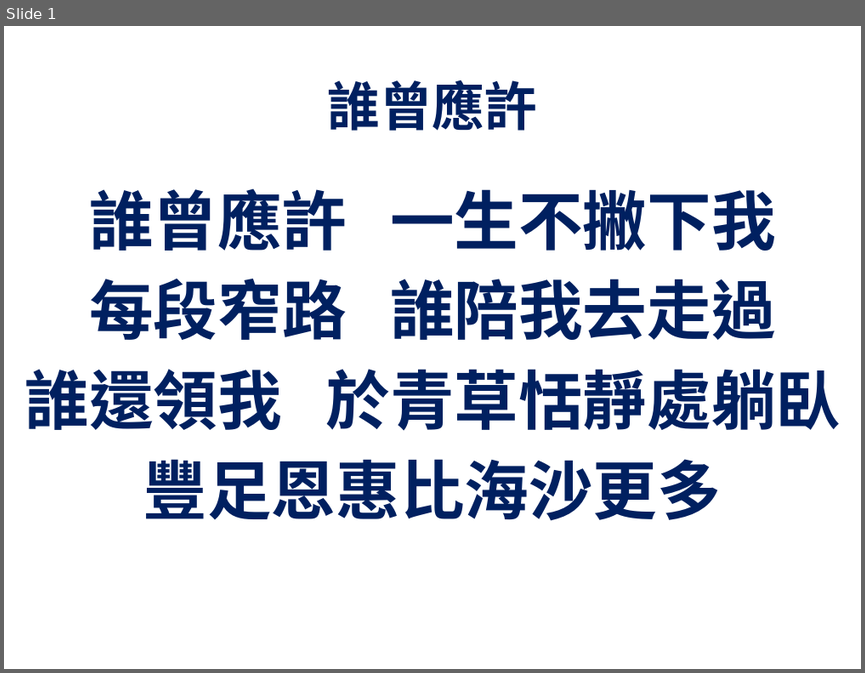
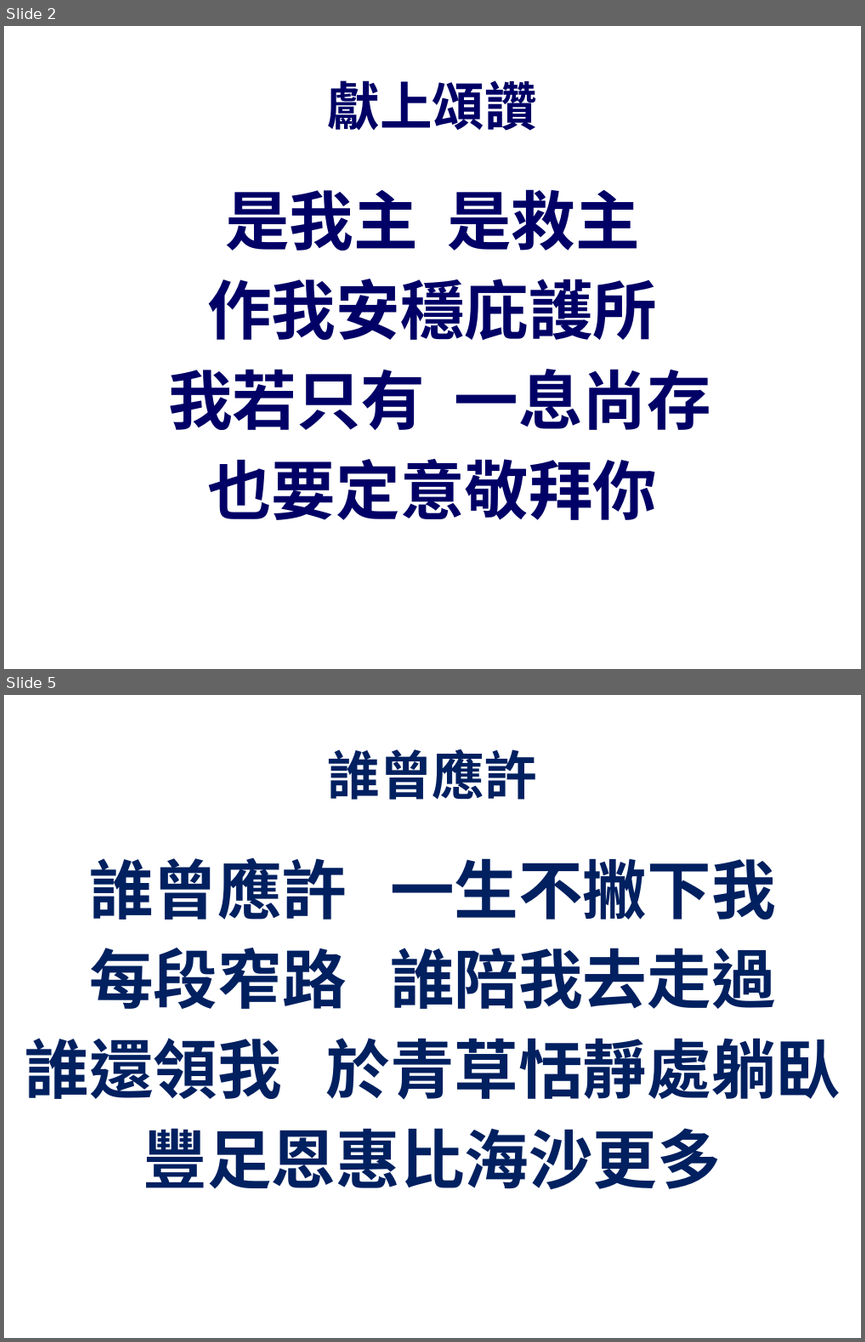
Before and after one commit to batisuoc/prayermeeting, a slide deck: 2019/1月/10-01-2019.pptx. Shown one above the other, each under a label of ours: slide 1 before the commit, slides 2 and 5 after it; the slides between them are not shown. The pictures are 865x673 and 865x1342 pixels, drawn with LibreOffice and Linux fonts; fonts in the diff are those of the drawing; background and template pictures are left out. Boxes give left, top, right and bottom in pixels: in the first picture for what was removed or moved away, otherwise in the second. Text is boxed around its words. In the diff, an @@ line names an element or a change of style, - is before the commit and + after.

```diff
--- a/2019/1月/10-01-2019.pptx
+++ b/2019/1月/10-01-2019.pptx
@@ slide 2 added at box(4, 26, 861, 669), background picture (left out) @@
@@ title added at box(328, 80, 537, 131), 44 pt, text #000066, bold @@
+獻上頌讚
@@ text added at box(168, 189, 711, 520), 54 pt, text #000066, bold @@
+是我主 是救主
+作我安穩庇護所
+我若只有 一息尚存
+也要定意敬拜你
@@ what was slide 1 is now slide 5 @@
```
Also in this commit, not shown: 1 slide changed, 2 other slides added, 4 slides removed, 1 other file.
